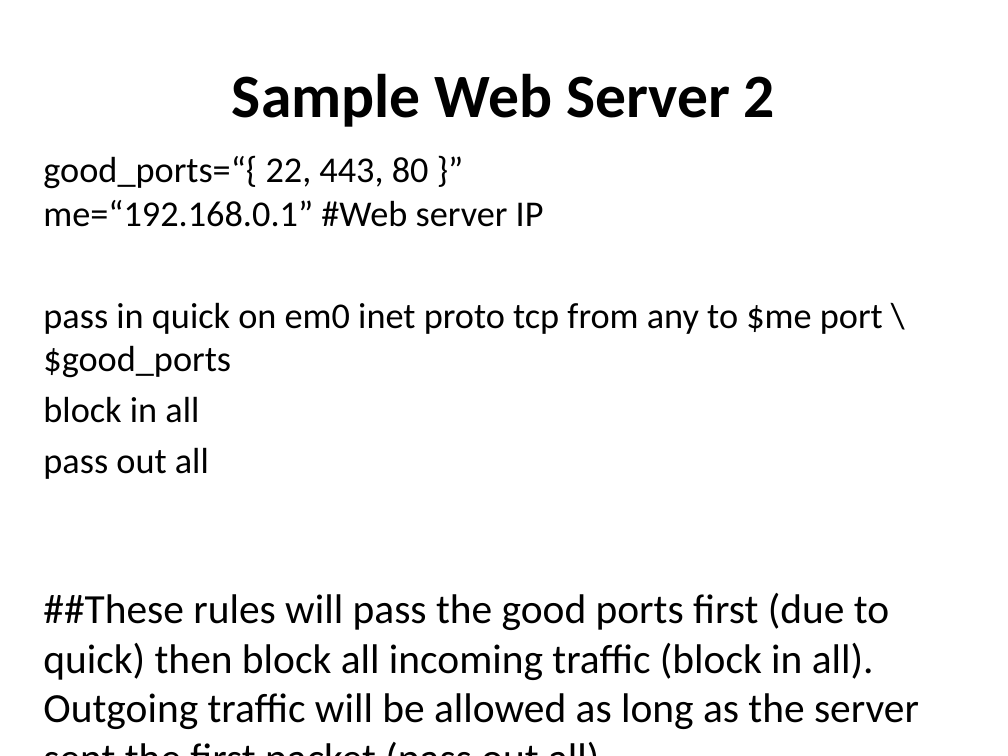
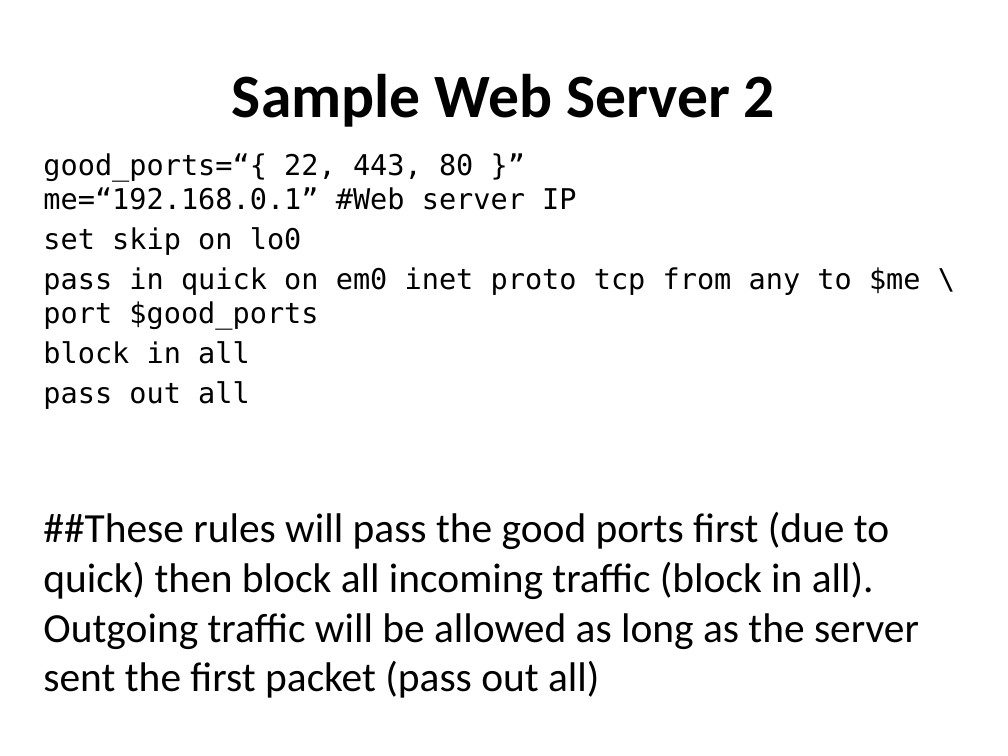
Before and after one commit to afnog/sse, a slide deck: slide 26 of firewalls/Firewalling in FreeBSD-v1.pptx. Drawn at 1008x756 pixels with LibreOffice and Linux fonts; fonts in the diff are those of the drawing. Boxes give left, top, right and bottom in pixels: in the first picture for what was removed or moved away, otherwise in the second. Text is boxed around its words. In the diff, an @@ line names an element or a change of style, - is before the commit and + after.

```diff
--- a/firewalls/Firewalling in FreeBSD-v1.pptx
+++ b/firewalls/Firewalling in FreeBSD-v1.pptx
@@ text at <box>43,153,576,409</box>: size 25.9 to 20.4 pt, font Calibri to DejaVu Sans Mono in "good_ports=“{ 22, 443, 80 }” me=“192.168.0.1” #Web ...", "block in all", "pass out all"; less space between paragraphs @@
@@ text at <box>43,227,921,329</box>: text changed; size 25.9 to 20.4 pt; font Calibri to DejaVu Sans Mono @@
-pass in quick on em0 inet proto tcp from any to $me port \$good_ports
+set skip on lo0
+pass in quick on em0 inet proto tcp from any to $me \ port $good_ports
```
Also in this commit, not shown: 4 other slides changed.
